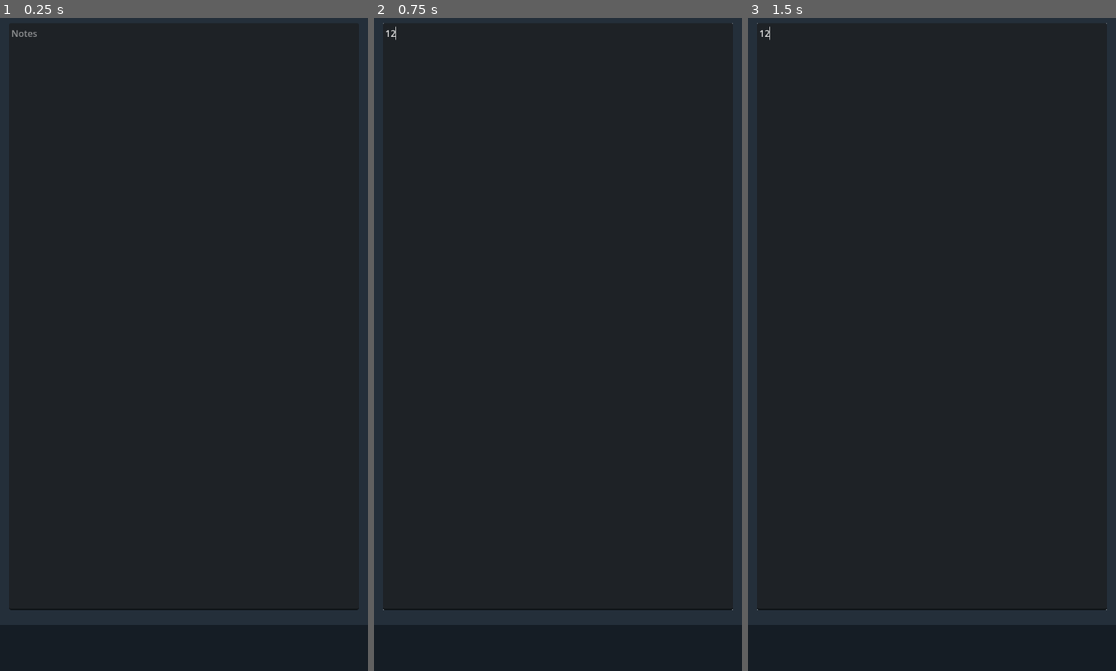
Above: before the commit, frames 1-3 (left to right).
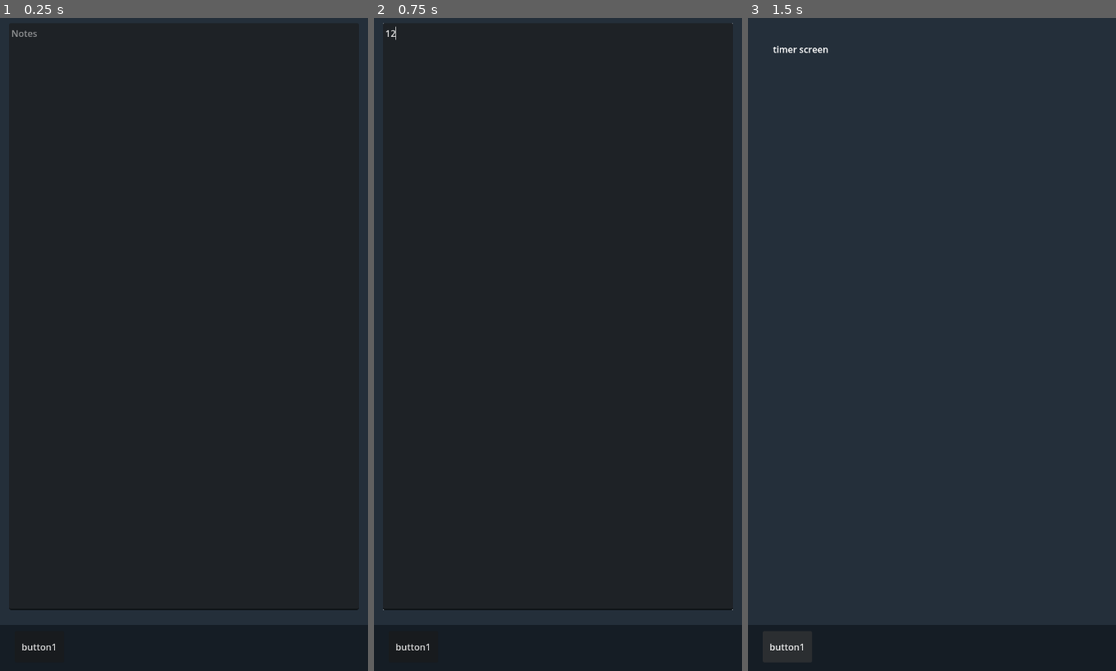
Above: after the commit, the same moments.

Repository: Visio-Lumen/ayro
Game: Godot game, scene res://textbox.tscn
Two runs of this game, one before a commit and one after it. Both use one fixed random seed, a clock stepped at 60 frames per second and the inputs below.
Inputs (mouse positions are in pixels of both pictures, inside the frame that each line leads up to):
- Up to frame 1 (0.25 s): no input
- Up to frame 2 (0.75 s): click (558, 318) at 0.52 s; type "12" at 0.6 s
- Up to frame 3 (1.5 s): click (788, 644) at 1.25 s, where only the run after the commit has a clickable "button1"

The runs differ from the first frame. In frame 1, less than 0.1% of the frame differs, in the area x 6-15%, y 95-97%; in frame 2, less than 0.1%; in frame 3, 0.4%, in the area x 2-98%, y 0-97%.

Commit message:
moreupdates
wo9rking buttos

Diff:
--- /dev/null
+++ b/button1.gd
@@ -0,0 +1,11 @@
+extends Button
+
+
+
+# Called every frame. 'delta' is the elapsed time since the previous frame.
+func _process(delta):
+	pass
+
+
+func _on_pressed():
+	get_tree().change_scene_to_file("res://timer.tscn")
--- a/taskbar.tscn
+++ b/taskbar.tscn
@@ -1,4 +1,6 @@
-[gd_scene format=3 uid="uid://cov8qj3jrd2bo"]
+[gd_scene load_steps=2 format=3 uid="uid://cov8qj3jrd2bo"]
+
+[ext_resource type="Script" path="res://button1.gd" id="1_3w1qw"]
 
 [node name="taskbar" type="Node2D"]
 
@@ -7,3 +9,13 @@
 offset_right = 650.0
 offset_bottom = 1154.0
 color = Color(0.0823529, 0.113725, 0.145098, 1)
+
+[node name="button1" type="Button" parent="."]
+offset_left = 26.0
+offset_top = 1082.0
+offset_right = 113.0
+offset_bottom = 1137.0
+text = "button1"
+script = ExtResource("1_3w1qw")
+
+[connection signal="pressed" from="button1" to="button1" method="_on_pressed"]
--- /dev/null
+++ b/timer.tscn
@@ -0,0 +1,19 @@
+[gd_scene load_steps=2 format=3 uid="uid://bcq8h2yb3w412"]
+
+[ext_resource type="PackedScene" uid="uid://cov8qj3jrd2bo" path="res://taskbar.tscn" id="1_lmuxb"]
+
+[node name="Timer" type="Node2D"]
+
+[node name="Background" type="ColorRect" parent="."]
+offset_right = 650.0
+offset_bottom = 1154.0
+color = Color(0.141176, 0.184314, 0.227451, 1)
+
+[node name="taskbar" parent="." instance=ExtResource("1_lmuxb")]
+
+[node name="Label" type="Label" parent="."]
+offset_left = 44.0
+offset_top = 49.0
+offset_right = 339.0
+offset_bottom = 147.0
+text = "timer screen"
